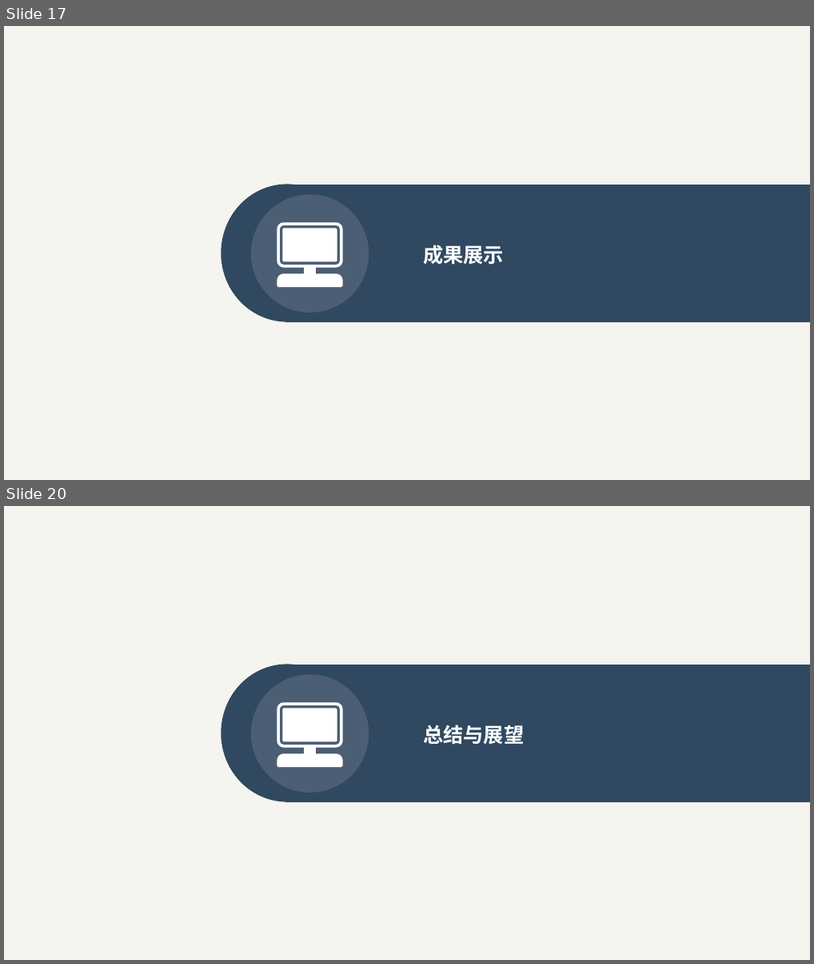
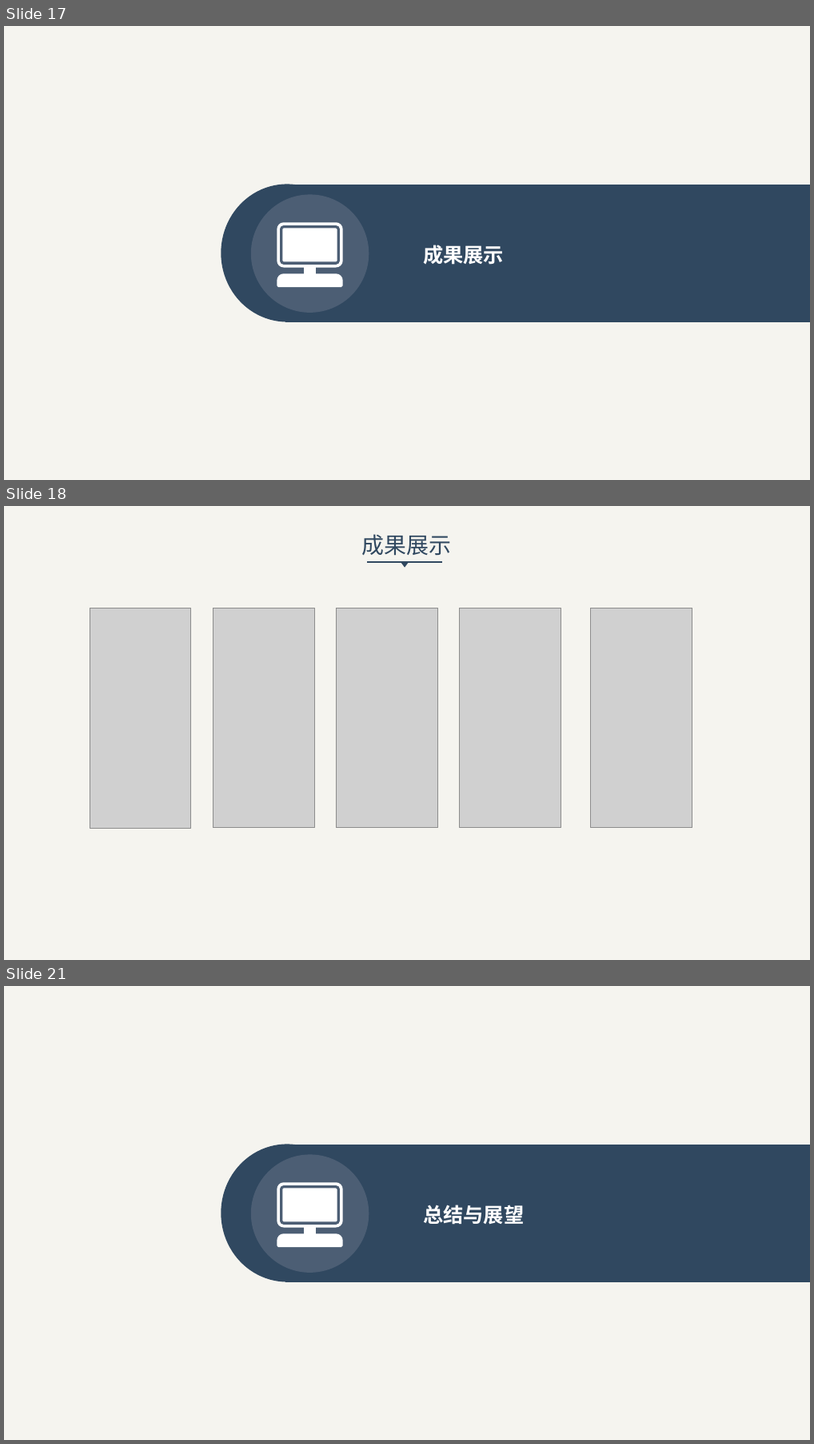
Before and after one commit to upmuwei/document, a slide deck: 我的毕设/20162430211-李伟-毕业答辩.pptx. Shown one above the other, each under a label of ours: slides 17 and 20 before the commit, slides 17, 18 and 21 after it; the slides between them are not shown. The pictures are 814x964 and 814x1444 pixels, drawn with LibreOffice and Linux fonts; fonts in the diff are those of the drawing; grey boxes stand for pictures. Boxes give left, top, right and bottom in pixels: in the first picture for what was removed or moved away, otherwise in the second. Text is boxed around its words. In the diff, an @@ line names an element or a change of style, - is before the commit and + after.

```diff
--- a/我的毕设/20162430211-李伟-毕业答辩.pptx
+++ b/我的毕设/20162430211-李伟-毕业答辩.pptx
@@ slide 18 added at (x1=4, y1=506, x2=810, y2=960), background #F5F4EF @@
@@ text added at (x1=362, y1=534, x2=451, y2=556), 26.7 pt, text #304860 @@
+成果展示
@@ line added from (367, 562) to (442, 562), #304860 1.5 pt @@
@@ triangle added at (x1=401, y1=562, x2=409, y2=567), fill #304860 @@
@@ picture added at (x1=90, y1=608, x2=191, y2=828) @@
@@ picture added at (x1=213, y1=608, x2=314, y2=828) @@
@@ picture added at (x1=337, y1=608, x2=438, y2=828) @@
@@ picture added at (x1=460, y1=608, x2=562, y2=828) @@
@@ picture added at (x1=591, y1=608, x2=693, y2=828) @@
@@ what was slide 20 is now slide 21 @@
```
Also in this commit, not shown: 2 slides changed, 16 other files.
